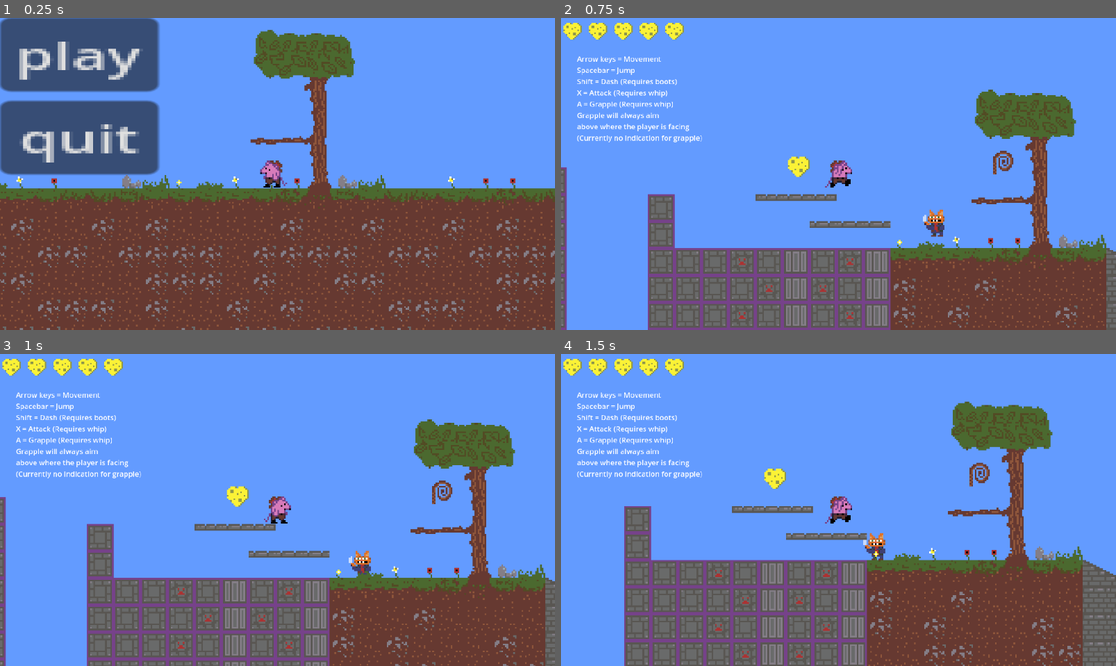
Above: before the commit, frames 1-4 (two rows, left to right).
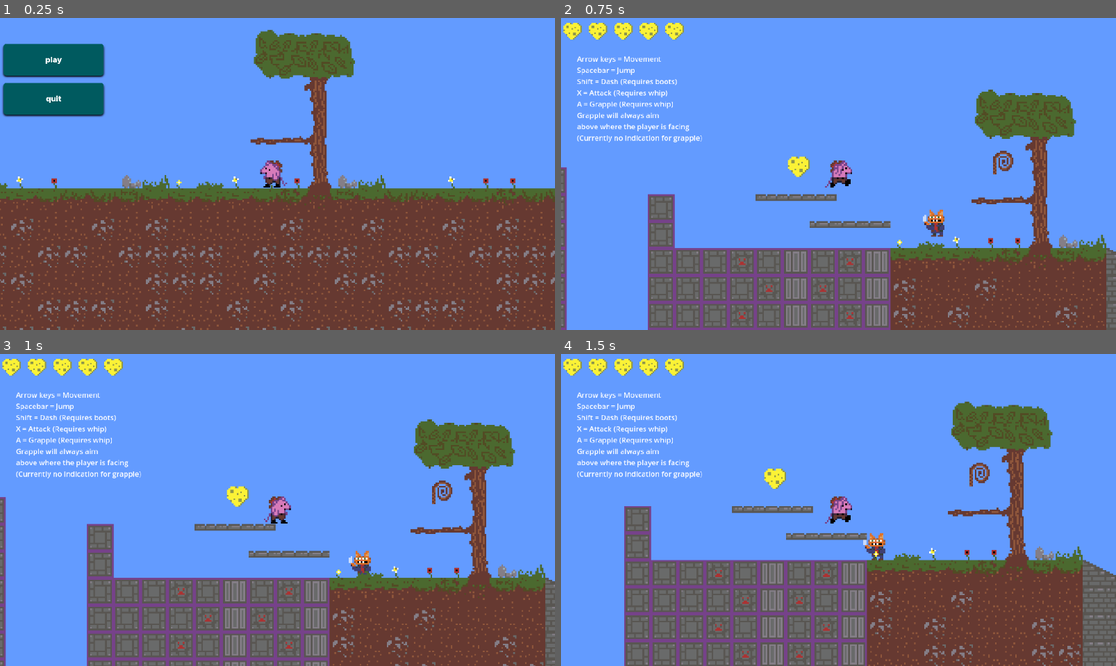
Above: after the commit, the same moments.

Repository: jyee0012/CMPT230-Game
Game: Godot game, scene res://Assets/Scenes/Levels/mainmenu.tscn
Same seed, same stepped clock (60 frames per second), same inputs: the game is played once before the commit and once after it.
Inputs (mouse positions are in pixels of both pictures, inside the frame that each line leads up to; where the layout moved, square brackets give the same spot in the first picture):
- Up to frame 1 (0.25 s): no input
- Up to frame 2 (0.75 s): click (616, 61) [638, 55] at 0.5 s
- Up to frame 3 (1 s): no input
- Up to frame 4 (1.5 s): hold Right (right) from 1.28 s (still down); tap X (attack) at 1.35 s

The runs differ from the first frame. In frame 1, 14% of the frame differs, in the area x 0-29%, y 0-51%; in frame 2, nothing differs; in frame 3, nothing differs; in frame 4, nothing differs.

Commit message:
new menu icons + increased raycast size
also new song for level

Diff:
--- a/cmpt230-game/Assets/Scenes/Entities/player.tscn
+++ b/cmpt230-game/Assets/Scenes/Entities/player.tscn
@@ -298,16 +298,14 @@
 closed = true
 
 [node name="ShapeCastLeft" type="ShapeCast2D" parent="."]
-visible = false
-position = Vector2(-149, -20)
-scale = Vector2(18.4212, 2.92064)
+position = Vector2(-325, -20)
+scale = Vector2(36, 2.9)
 shape = SubResource("RectangleShape2D_n07sd")
 target_position = Vector2(0, 20)
 
 [node name="ShapeCastRight" type="ShapeCast2D" parent="."]
-visible = false
-position = Vector2(125, -20)
-scale = Vector2(18.4212, 2.92064)
+position = Vector2(253, -16)
+scale = Vector2(32.37, 2.9)
 shape = SubResource("RectangleShape2D_n07sd")
 target_position = Vector2(0, 20)
 
--- a/cmpt230-game/Assets/Scenes/Levels/mainmenu.gd
+++ b/cmpt230-game/Assets/Scenes/Levels/mainmenu.gd
@@ -10,3 +10,7 @@
 
 func _on_quit_pressed() -> void:
 	get_tree().quit()
+
+
+func _on_button_pressed() -> void:
+	pass # Replace with function body.
--- a/cmpt230-game/Assets/Scenes/Levels/mainmenu.tscn
+++ b/cmpt230-game/Assets/Scenes/Levels/mainmenu.tscn
@@ -1,7 +1,10 @@
-[gd_scene load_steps=3 format=3 uid="uid://b5tgwo4wxqrup"]
+[gd_scene load_steps=6 format=3 uid="uid://b5tgwo4wxqrup"]
 
 [ext_resource type="Script" path="res://Assets/Scenes/Levels/mainmenu.gd" id="1_kmmtg"]
 [ext_resource type="Texture2D" uid="uid://55o1c3bq128" path="res://Assets/Sprites/menu2.png" id="2_52m8p"]
+[ext_resource type="Texture2D" uid="uid://dh4ea6cin7230" path="res://Assets/Sprites/menu icons/play.png" id="3_hd4u8"]
+[ext_resource type="Texture2D" uid="uid://y8ymnql6nvxk" path="res://Assets/Sprites/menu icons/quit.png" id="4_qxsjw"]
+[ext_resource type="AudioStream" uid="uid://0oibpuq10ucc" path="res://Assets/audio/level/ancient forest demo.wav" id="5_dae3s"]
 
 [node name="menu" type="Control"]
 layout_mode = 3
@@ -14,39 +17,40 @@
 
 [node name="TextureRect" type="TextureRect" parent="."]
 layout_mode = 1
-anchors_preset = 8
-anchor_left = 0.5
-anchor_top = 0.5
-anchor_right = 0.5
-anchor_bottom = 0.5
-offset_left = -223.0
-offset_top = -279.5
-offset_right = 223.0
-offset_bottom = 279.5
+anchors_preset = 15
+anchor_right = 1.0
+anchor_bottom = 1.0
 grow_horizontal = 2
 grow_vertical = 2
 texture = ExtResource("2_52m8p")
-stretch_mode = 2
 
 [node name="NinePatchRect" type="NinePatchRect" parent="."]
 layout_mode = 1
+offset_top = 50.0
+offset_bottom = 50.0
 scale = Vector2(13.0727, 10.5109)
 
 [node name="VBoxContainer" type="VBoxContainer" parent="NinePatchRect"]
 layout_mode = 1
-offset_right = 41.0
-offset_bottom = 66.0
-scale = Vector2(0.613879, 0.468205)
+offset_top = 0.190279
+offset_right = 318.0
+offset_bottom = 254.19
+scale = Vector2(0.0534985, 0.0597581)
 
 [node name="play" type="Button" parent="NinePatchRect/VBoxContainer"]
 z_index = 1
 layout_mode = 2
-text = "play"
+icon = ExtResource("3_hd4u8")
+flat = true
 
 [node name="quit" type="Button" parent="NinePatchRect/VBoxContainer"]
 z_index = 1
 layout_mode = 2
-text = "quit"
+icon = ExtResource("4_qxsjw")
+flat = true
+
+[node name="AudioStreamPlayer2D" type="AudioStreamPlayer2D" parent="."]
+stream = ExtResource("5_dae3s")
 
 [connection signal="pressed" from="NinePatchRect/VBoxContainer/play" to="." method="_on_play_pressed"]
 [connection signal="pressed" from="NinePatchRect/VBoxContainer/quit" to="." method="_on_quit_pressed"]
--- a/cmpt230-game/Assets/Scenes/Levels/new_scene.tscn
+++ b/cmpt230-game/Assets/Scenes/Levels/new_scene.tscn
@@ -5,8 +5,8 @@
 [ext_resource type="PackedScene" uid="uid://c4vq2n48pp2r2" path="res://Assets/Scenes/Entities/game_data.tscn" id="4_imivj"]
 [ext_resource type="PackedScene" uid="uid://cyc841wfb48xn" path="res://Assets/Scenes/Entities/player.tscn" id="5_8a4lk"]
 [ext_resource type="AudioStream" uid="uid://xy5m6egybai2" path="res://Assets/audio/sound effects/walking.mp3" id="6_cxaxh"]
+[ext_resource type="AudioStream" uid="uid://d0xn5ft2ovqyy" path="res://Assets/audio/level/labrat-demo.wav" id="7_8tyx0"]
 [ext_resource type="AudioStream" uid="uid://dbhe7jbgulshq" path="res://Assets/audio/sound effects/death.mp3" id="7_ahi3o"]
-[ext_resource type="AudioStream" uid="uid://0oibpuq10ucc" path="res://Assets/audio/level/ancient forest demo.wav" id="8_igyyj"]
 [ext_resource type="AudioStream" uid="uid://bqy0hd2mf56rn" path="res://Assets/audio/sound effects/dash.mp3" id="8_mnuo6"]
 [ext_resource type="Script" path="res://Assets/Scenes/Levels/enemy.gd" id="9_3fqmh"]
 [ext_resource type="Texture2D" uid="uid://djf65gigdf4m7" path="res://Assets/Sprites/Enemies/MobCat.png" id="10_yqi47"]
@@ -58,7 +58,7 @@
 [node name="Environment" type="Node" parent="."]
 
 [node name="background" type="AudioStreamPlayer" parent="Environment"]
-stream = ExtResource("8_igyyj")
+stream = ExtResource("7_8tyx0")
 volume_db = -16.0
 autoplay = true
 bus = &"background"
--- a/cmpt230-game/Assets/Scenes/Levels/testlevel.tscn
+++ b/cmpt230-game/Assets/Scenes/Levels/testlevel.tscn
@@ -6,8 +6,8 @@
 [ext_resource type="AudioStream" uid="uid://dbhe7jbgulshq" path="res://Assets/audio/sound effects/death.mp3" id="3_2ptvv"]
 [ext_resource type="PackedScene" uid="uid://be2g5ama7hmuq" path="res://Assets/Scenes/Entities/Environment.tscn" id="3_52q66"]
 [ext_resource type="AudioStream" uid="uid://bqy0hd2mf56rn" path="res://Assets/audio/sound effects/dash.mp3" id="4_jl12i"]
-[ext_resource type="AudioStream" uid="uid://0oibpuq10ucc" path="res://Assets/audio/level/ancient forest demo.wav" id="6_7v6pc"]
 [ext_resource type="PackedScene" uid="uid://bxetfnay2pj7h" path="res://Assets/Scenes/Entities/item.tscn" id="7_tmcj8"]
+[ext_resource type="AudioStream" uid="uid://d0xn5ft2ovqyy" path="res://Assets/audio/level/labrat-demo.wav" id="8_8dcc0"]
 [ext_resource type="Script" path="res://Assets/Scenes/Levels/enemy.gd" id="9_6deat"]
 [ext_resource type="Texture2D" uid="uid://djf65gigdf4m7" path="res://Assets/Sprites/Enemies/MobCat.png" id="10_a261n"]
 
@@ -78,7 +78,7 @@
 tile_map_data = PackedByteArray("AAD+/wEAAAABAAIAAAD//wEAAAABAAIAAAAAAAEAAAABAAIAAAABAAEAAAAAAAEAAAACAAEAAAACAAEAAAADAA …(2016 unchanged characters)…
 
 [node name="background" type="AudioStreamPlayer" parent="Environment"]
-stream = ExtResource("6_7v6pc")
+stream = ExtResource("8_8dcc0")
 volume_db = -16.0
 autoplay = true
 bus = &"background"
Binary file removed: cmpt230-game/Assets/Sprites/MenuBackground.png
Not shown, removed: cmpt230-game/Assets/Sprites/MenuBackground.png.import
Binary file added: cmpt230-game/Assets/Sprites/menu icons/play.png
Not shown, added: cmpt230-game/Assets/Sprites/menu icons/play.png.import
Binary file added: cmpt230-game/Assets/Sprites/menu icons/quit.png
Not shown, added: cmpt230-game/Assets/Sprites/menu icons/quit.png.import
Not shown, removed: cmpt230-game/Assets/audio/ancient forest demo.wav.import
Not shown, added: cmpt230-game/Assets/audio/level/labrat-demo.wav.import
Not shown, changed: cmpt230-game/Assets/audio/ancient forest demo.wav
Not shown, added: cmpt230-game/Assets/audio/level/labrat-demo.wav
